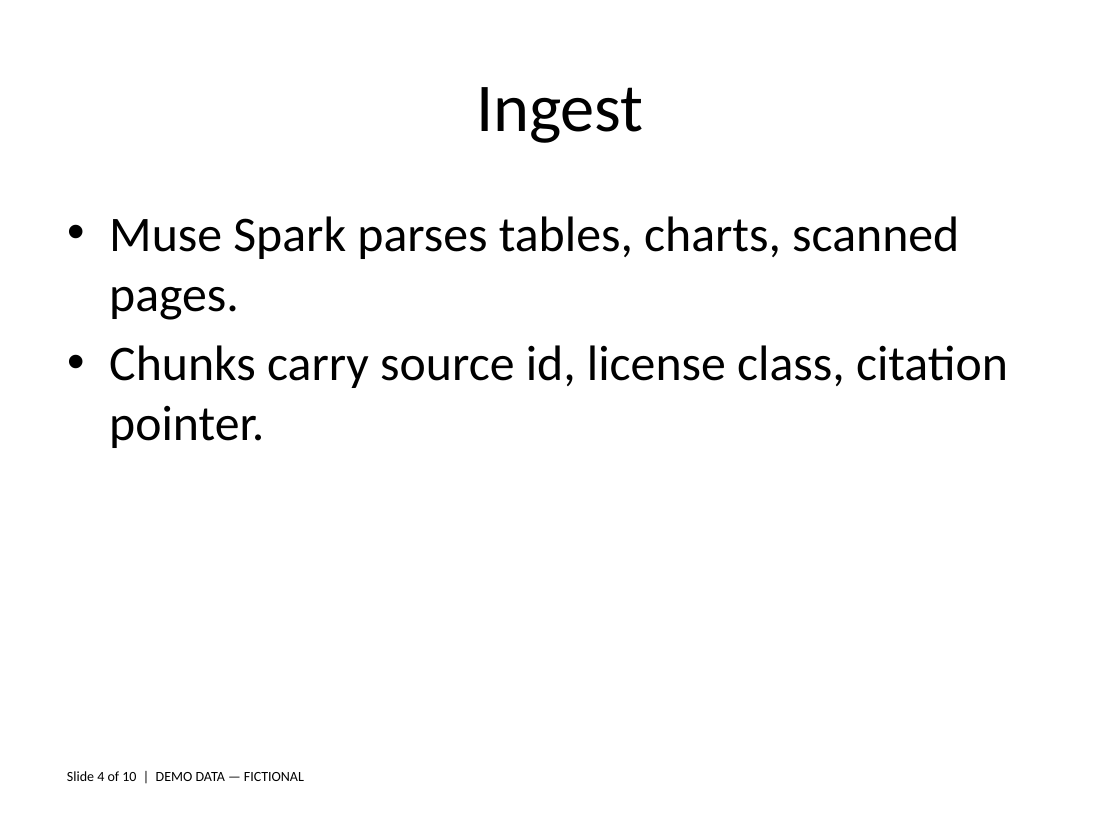
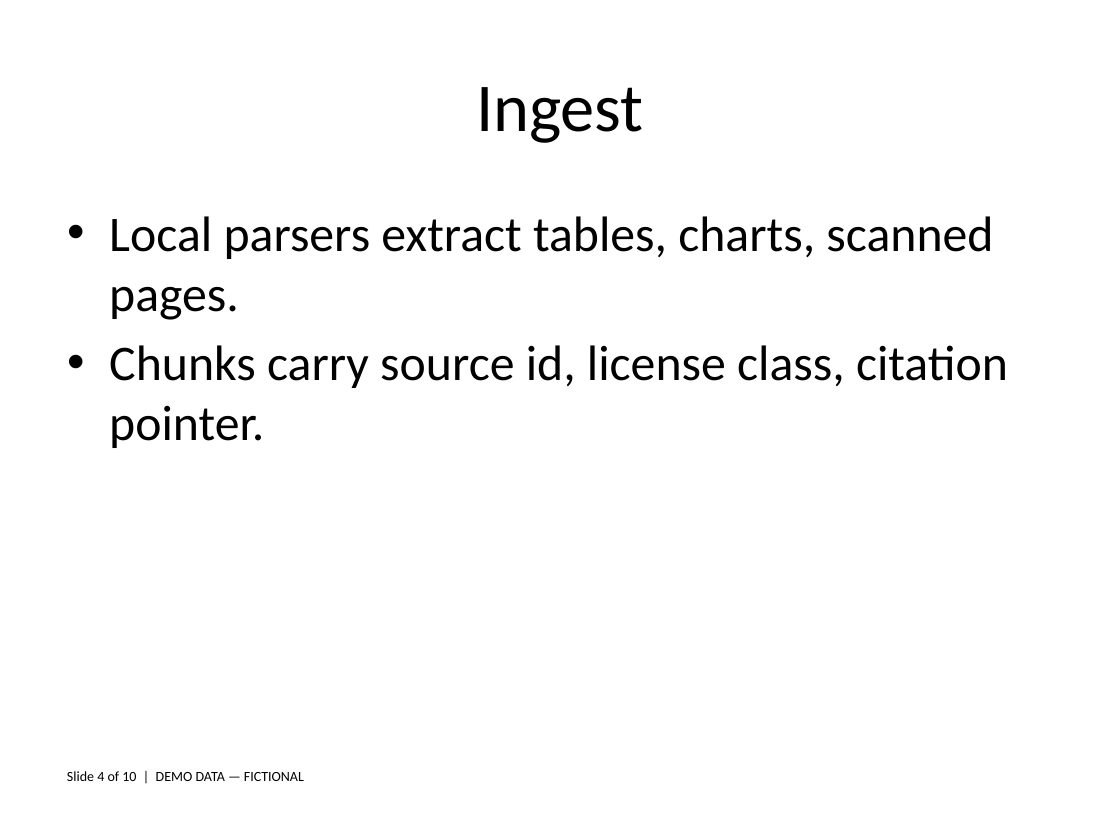
Before and after one commit to alfianhid/Kohu, a slide deck: slide 4 of corpus/product-deck.pptx. Drawn at 1120x840 pixels with LibreOffice and Linux fonts; fonts in the diff are those of the drawing. Boxes give left, top, right and bottom in pixels: in the first picture for what was removed or moved away, otherwise in the second. Text is boxed around its words. In the diff, an @@ line names an element or a change of style, - is before the commit and + after.

```diff
--- a/corpus/product-deck.pptx
+++ b/corpus/product-deck.pptx
@@ text at <box>109,216,993,320</box>: text changed @@
-• Muse Spark parses tables, charts, scanned pages.
+• Local parsers extract tables, charts, scanned pages.
```
Also in this commit, not shown: 13 other files.
